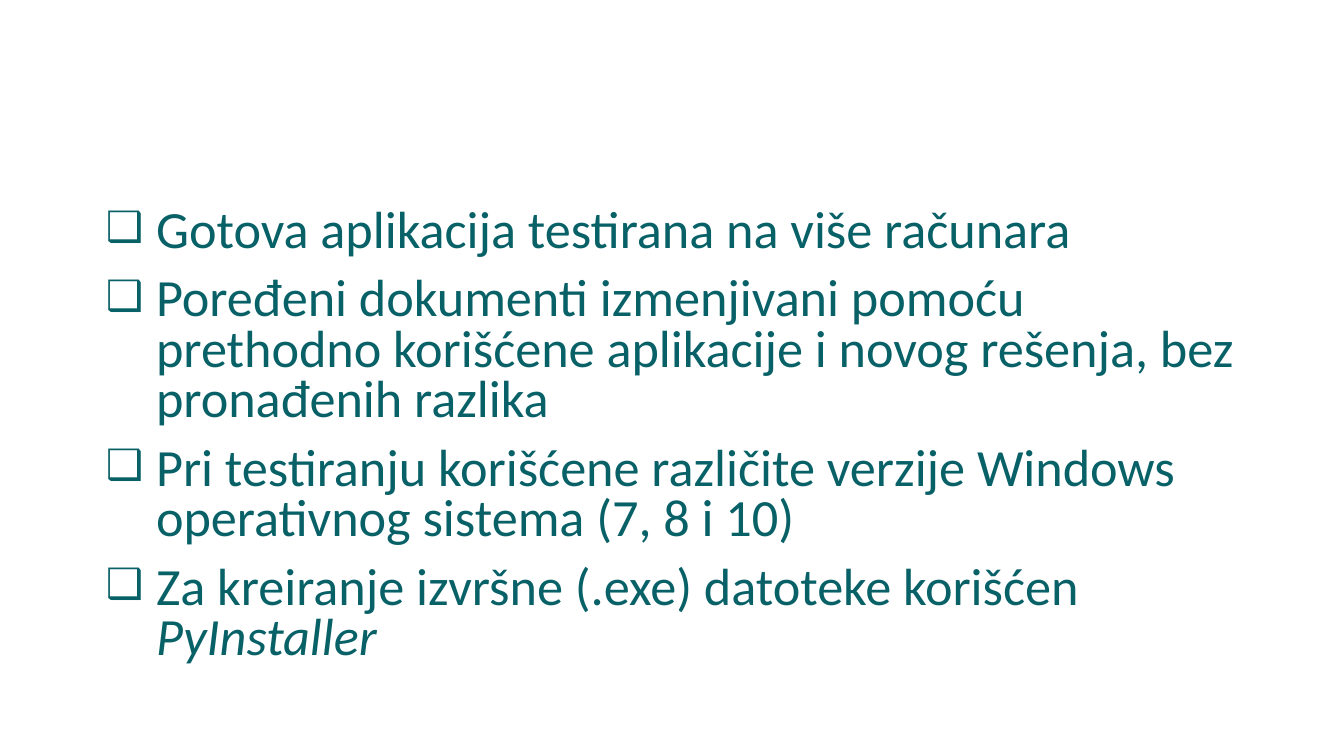
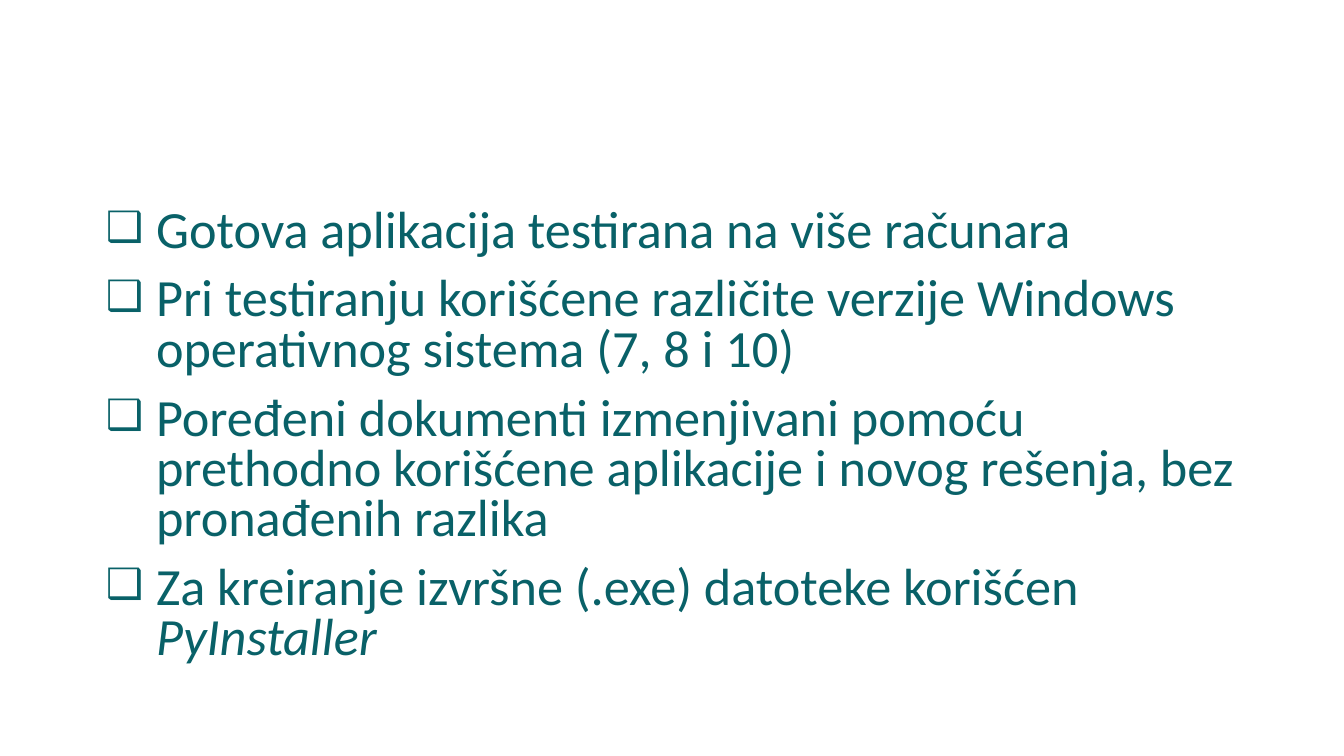
Before and after one commit to stojans/diplomski, a slide deck: slide 17 of Stefan_Stojanovic_Bsc_ppt.pptx. Drawn at 1344x756 pixels with LibreOffice and Linux fonts; fonts in the diff are those of the drawing; background and template pictures are left out. Boxes give left, top, right and bottom in pixels: in the first picture for what was removed or moved away, otherwise in the second. Text is boxed around its words. In the diff, an @@ line names an element or a change of style, - is before the commit and + after.

```diff
--- a/Stefan_Stojanovic_Bsc_ppt.pptx
+++ b/Stefan_Stojanovic_Bsc_ppt.pptx
@@ text at <box>156,279,1175,376</box>: paragraph added @@
+❑ Pri testiranju korišćene različite verzije Windows operativnog sistema (7, 8 i 10)
@@ text at <box>156,449,1175,545</box>: paragraph removed @@
-❑ Pri testiranju korišćene različite verzije Windows operativnog sistema (7, 8 i 10)
```
Also in this commit, not shown: 1 other slide changed, 1 slide added.
